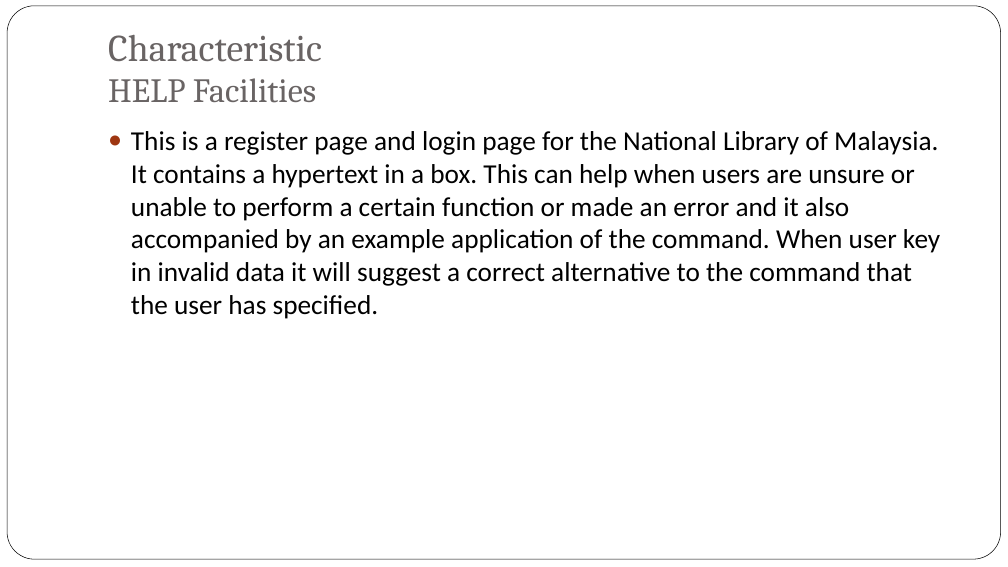
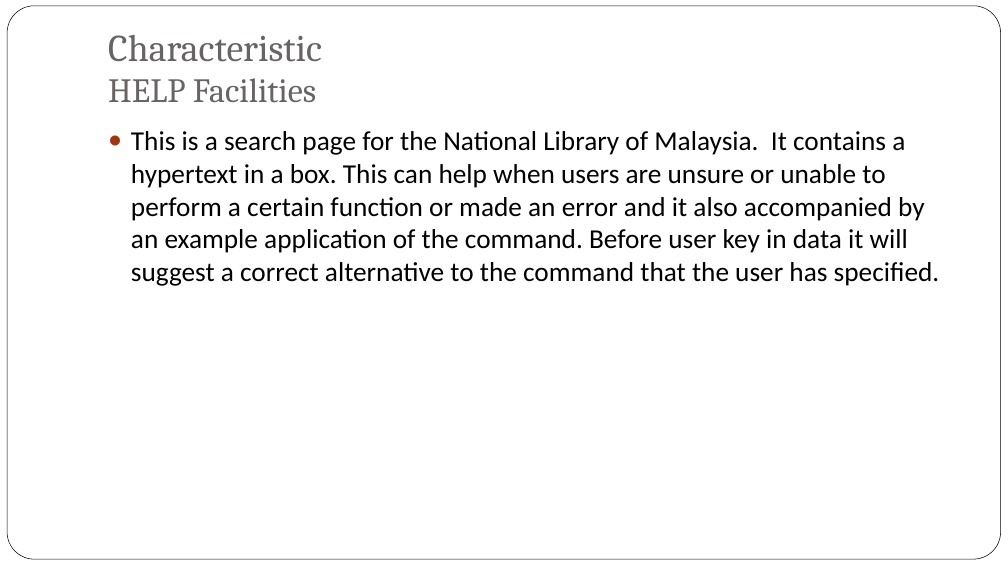
Before and after one commit to jyu1129/Library-System-IS-assignment, a slide deck: slide 3 of Week 10/Week 10 - Inputs.pptx (slide 7 before the commit). Drawn at 1008x567 pixels with LibreOffice and Linux fonts; fonts in the diff are those of the drawing; background and template pictures are left out. Boxes give left, top, right and bottom in pixels: in the first picture for what was removed or moved away, otherwise in the second. Text is boxed around its words. In the diff, an @@ line names an element or a change of style, - is before the commit and + after.

```diff
--- a/Week 10/Week 10 - Inputs.pptx
+++ b/Week 10/Week 10 - Inputs.pptx
@@ text at (x1=131, y1=131, x2=940, y2=286): text changed @@
-● This is a register page and login page for the National Library of Malaysia. It contains a hypertext in a box. This can help when users are unsure or unable to perform a certain function or made an error and it also accompanied by an example application of the command. When user key in invalid data it will suggest a correct alternative to the command that the user has specified.
+● This is a search page for the National Library of Malaysia. It contains a hypertext in a box. This can help when users are unsure or unable to perform a certain function or made an error and it also accompanied by an example application of the command. Before user key in data it will suggest a correct alternative to the command that the user has specified.
```
Also in this commit, not shown: 1 other slide changed.
